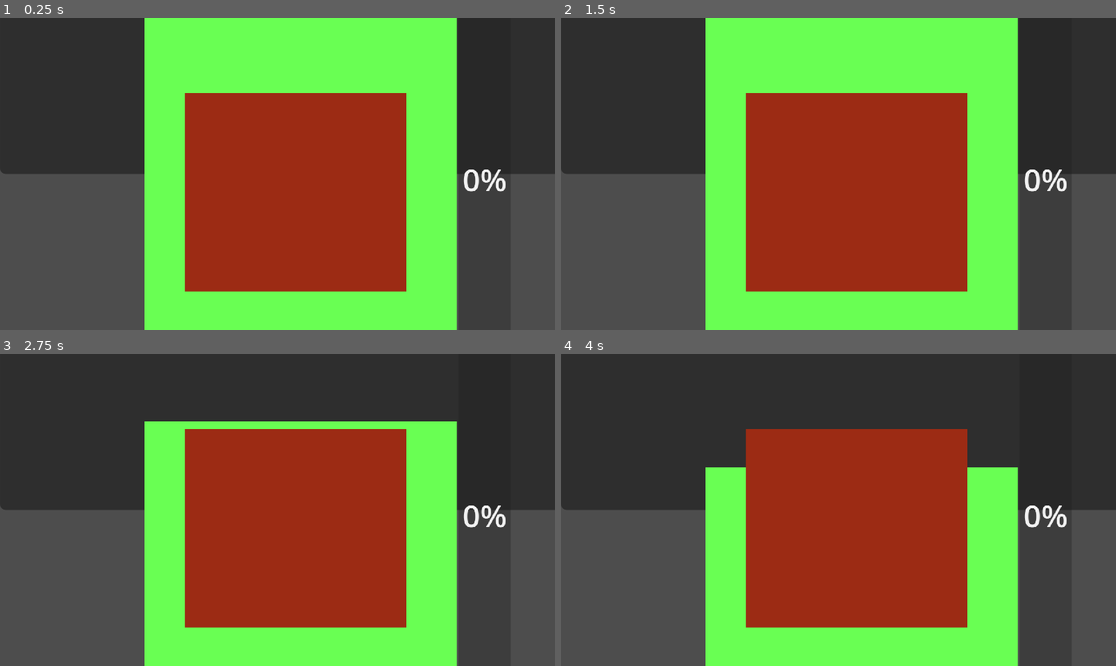
Above: before the commit, frames 1-4 (two rows, left to right).
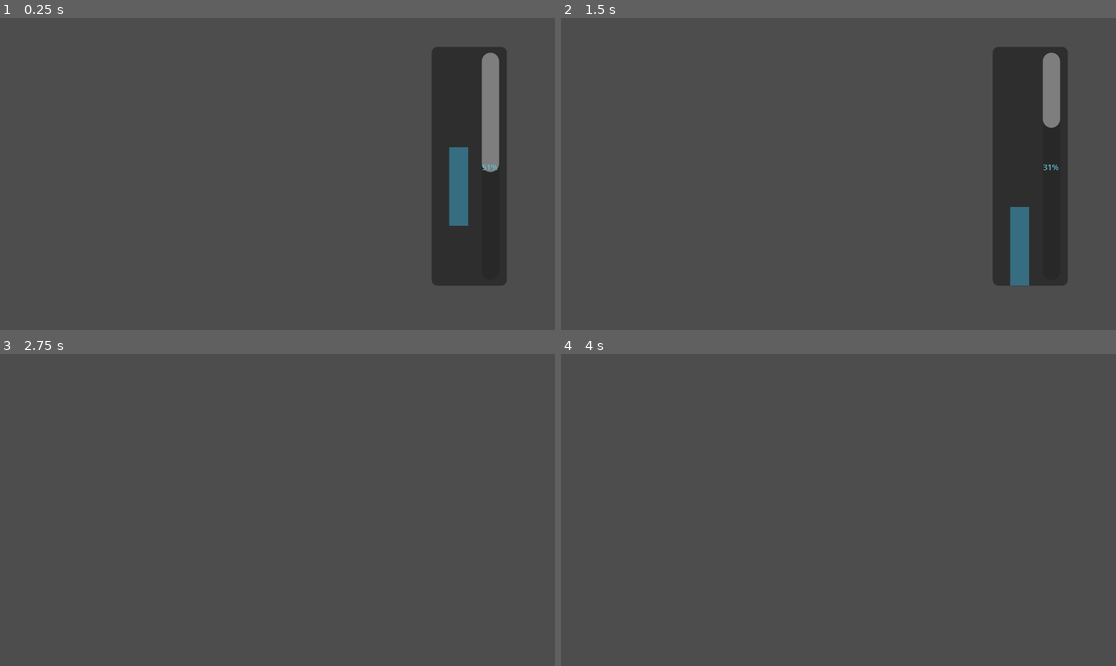
Above: after the commit, the same moments.

Repository: RayoMA45/FirtsGameGodot
Game: Godot game, scene res://MiniGame/fishing_minigame.tscn
Two runs of this game, one before a commit and one after it. Both use one fixed random seed, a clock stepped at 60 frames per second and the inputs below. The project has no main scene, so this scene is started directly.
Inputs:
- Up to frame 1 (0.25 s): no input
- Up to frame 2 (1.5 s): tap Enter (ui_accept) at 0.5, 0.77 s; hold Right (ui_right) 0.53-1.28 s; hold Down (ui_down) from 1.28 s (still down)
- Up to frame 3 (2.75 s): tap Enter (ui_accept) at 1.52 s; release Down (ui_down) at 2.03 s; hold Right (ui_right) from 2.03 s (still down)
- Up to frame 4 (4 s): release Right (ui_right) at 2.78 s; hold Up (ui_up) 2.78-3.53 s; tap Enter (ui_accept) at 3.02, 3.5, 3.77 s; hold Left (ui_left) from 3.53 s (still down)

The runs differ from the first frame. In frame 1, 76% of the frame differs, in the area x 0-100%, y 0-100%; in frame 2, 76%; in frame 3, 78%; in frame 4, 78%.

Commit message:
[ADD] funcion de minijuego de pesca con probabilidades de peces

Diff:
--- a/MiniGame/fishing_minigame.tscn
+++ b/MiniGame/fishing_minigame.tscn
@@ -21,31 +21,31 @@
 anchor_left = 0.5
 anchor_right = 0.5
 anchor_bottom = 1.0
-offset_left = -144.0
-offset_top = -322.0
-offset_right = 163.0
+offset_left = 80.0
+offset_top = -66.0
+offset_right = 119.0
+offset_bottom = 58.0
 grow_horizontal = 2
 grow_vertical = 2
 
 [node name="Bar" type="ColorRect" parent="Control/Panel" unique_id=849464776]
 layout_mode = 0
-offset_left = 75.0
-offset_top = 6.0
-offset_right = 237.0
-offset_bottom = 647.0
-color = Color(0.41313332, 0.9999998, 0.3251102, 1)
-
-[node name="Fish" type="ColorRect" parent="Control/Panel" unique_id=1645517328]
-layout_mode = 0
-offset_left = 96.0
-offset_top = 280.0
-offset_right = 211.0
-offset_bottom = 383.0
-color = Color(0.6114672, 0.16954342, 0.08022135, 1)
+offset_left = 9.0
+offset_top = 36.0
+offset_right = 19.0
+offset_bottom = 77.0
+color = Color(0.24919997, 0.7298, 0.89, 0.4509804)
 
 [node name="ProgressBar" type="ProgressBar" parent="Control/Panel" unique_id=1765978005]
 layout_mode = 0
-offset_left = 238.0
-offset_top = 2.0
-offset_right = 265.0
-offset_bottom = 646.0
+offset_left = 26.0
+offset_top = 3.0
+offset_right = 35.0
+offset_bottom = 121.0
+theme_override_colors/font_color = Color(0.37375072, 0.7556033, 0.81611454, 1)
+theme_override_font_sizes/font_size = 4
+fill_mode = 2
+
+[node name="Fish" type="Sprite2D" parent="Control/Panel" unique_id=836294571]
+position = Vector2(13.999997, 52.999985)
+scale = Vector2(0.32812485, 0.35937583)
--- a/Scripts/fishingMiniGame.gd
+++ b/Scripts/fishingMiniGame.gd
@@ -3,6 +3,7 @@
 signal fish_caught
 signal fish_escaped
 
+@onready var panel = $Control/Panel
 @onready var bar = $Control/Panel/Bar
 @onready var fish = $Control/Panel/Fish
 @onready var progress = $Control/Panel/ProgressBar
@@ -10,37 +11,48 @@
 var bar_velocity := 0.0
 var gravity := 800.0
 var lift := -600.0
-
-var fish_speed := 150.0
+var fish_data = null
+var fish_speed := 85.0
 var fish_target := 0.0
 
 var catch_progress := 50.0
 
 func _ready() -> void:
 	process_mode = Node.PROCESS_MODE_ALWAYS
+	if fish_data:
+		fish.texture = fish_data["texture"]
+		fish_speed = fish_data["speed"]
 	randomize()
-	fish_target = randf_range(0, 300)
+	fish_target = randf_range(0, panel.size.y)
 
 func _process(delta: float) -> void:
+	_move_bar(delta)
+	_move_fish(delta)
+	_check_catch(delta)
+
+func _move_bar(delta):
 	if Input.is_action_pressed("ui_accept"):
 		bar_velocity += lift * delta
 	else:
 		bar_velocity += gravity * delta
 
 	bar_velocity *= 0.9
-
 	bar.position.y += bar_velocity * delta
-	bar.position.y = clamp(bar.position.y, 0, 300)
+	bar.position.y = clamp(bar.position.y, 0, panel.size.y - bar.size.y)
 
 func _move_fish(delta):
 	if abs(fish.position.y - fish_target) < 10:
-		fish_target = randf_range(0, 300)
+		fish_target = randf_range(0, panel.size.y)
 
-	fish.position.y = move_toward(fish.position.y, fish_target, fish_speed * delta)
+	fish.position.y = move_toward(
+		fish.position.y,
+		fish_target,
+		fish_speed * delta
+	)
 
 func _check_catch(delta):
 	var top = bar.position.y
-	var bottom = bar.position.y + 100
+	var bottom = bar.position.y + bar.size.y
 
 	if fish.position.y > top and fish.position.y < bottom:
 		catch_progress += 40 * delta
@@ -56,3 +68,6 @@
 	elif catch_progress <= 0:
 		emit_signal("fish_escaped")
 		queue_free()
+
+func setup_fish(data):
+	fish_data = data
--- a/Scripts/player.gd
+++ b/Scripts/player.gd
@@ -8,6 +8,13 @@
 const speed = 100
 var current_dir = "none"
 
+#variables para sistema minijuego
+var bite_timer := 0.0
+var bite_time := 0.0
+var fish_on_hook := false
+
+var current_fish = null
+
 func _physics_process(delta):
 	if startFishing: _fishing_state()
 	else: player_movement(delta)
@@ -16,7 +23,49 @@
 	velocity = Vector2.ZERO
 	if Input.is_action_just_pressed("ui_cancel"):
 		_stop_fishing()
-	if waitForFish: print("waiting for fish")
+		return
+
+	if waitForFish and not fish_on_hook:
+		_handle_bite_timer(get_process_delta_time())
+
+func _handle_bite_timer(delta):
+	bite_timer += delta
+	if bite_timer >= bite_time:
+		_trigger_bite()
+
+func _trigger_bite():
+	fish_on_hook = true
+	print("pesca")
+	current_fish = _get_random_fish()
+	_start_minigame(current_fish)
+
+func _get_random_fish():
+	var rand = randf()
+	var cumulative = 0.0
+
+	for fish in fish_list:
+		cumulative += fish["chance"]
+		if rand <= cumulative:
+			return fish
+	return fish_list[0]
+
+func _start_minigame(fish_data):
+	var minigame = preload("res://MiniGame/fishing_minigame.tscn").instantiate()
+	minigame.connect("fish_caught", Callable(self, "_on_fish_caught"))
+	minigame.connect("fish_escaped", Callable(self, "_on_fish_escaped"))
+	minigame.setup_fish(fish_data)
+	get_tree().root.add_child(minigame)
+	#get_tree().paused = true
+
+func _on_fish_caught():
+	print("Ganaste")
+	get_tree().paused = false
+	_stop_fishing()
+
+func _on_fish_escaped():
+	print("Perdiste")
+	get_tree().paused = false
+	_stop_fishing()
 
 func _stop_fishing():
 	waitForFish = false
@@ -70,7 +119,6 @@
 	if not _get_tile_data() == "water": return
 	startFishing = true
 	waitForFish = false
-	#anim.play("Fish_Start_Side")
 	match current_dir:
 		"right":
 			anim.flip_h = false
@@ -119,6 +167,9 @@
 func _on_animated_sprite_2d_animation_finished() -> void:
 	if anim.animation == "Fish_Start_Side" or anim.animation == "Fish_Start_Front" or anim.animation == "Fish_Start_Back":
 		waitForFish = true
+		bite_timer = 0.0
+		bite_time = randf_range(2.0, 5.0)
+		fish_on_hook = false
 		match current_dir:
 			"right":
 				anim.flip_h = false
@@ -132,3 +183,31 @@
 				anim.play("Fish_Wait_Back")
 	elif anim.animation == "Fish_End":
 		startFishing = false
+
+#Elegir peces aleatorios
+var fish_list = [
+	{
+		"name": "Pez Payaso",
+		"texture": preload("res://Assets/Fish/Pez_Payaso.png"),
+		"speed": 100,
+		"chance": 0.2
+	},
+	{
+		"name": "Salmón",
+		"texture": preload("res://Assets/Fish/Salmon.png"),
+		"speed": 60,
+		"chance": 0.3
+	},
+	{
+		"name": "Medusa",
+		"texture": preload("res://Assets/Fish/Medusa.png"),
+		"speed": 80,
+		"chance": 0.2
+	},
+	{
+		"name": "Pez Amarillo",
+		"texture": preload("res://Assets/Fish/Pez_Amarillo.png"),
+		"speed": 45,
+		"chance": 0.3
+	}
+]
Binary file added: Assets/Fish/Medusa.png
Not shown, added: Assets/Fish/Medusa.png.import
Binary file added: Assets/Fish/Pez_Amarillo.png
Not shown, added: Assets/Fish/Pez_Amarillo.png.import
Binary file added: Assets/Fish/Pez_Payaso.png
Not shown, added: Assets/Fish/Pez_Payaso.png.import
Binary file added: Assets/Fish/Salmon.png
Not shown, added: Assets/Fish/Salmon.png.import
